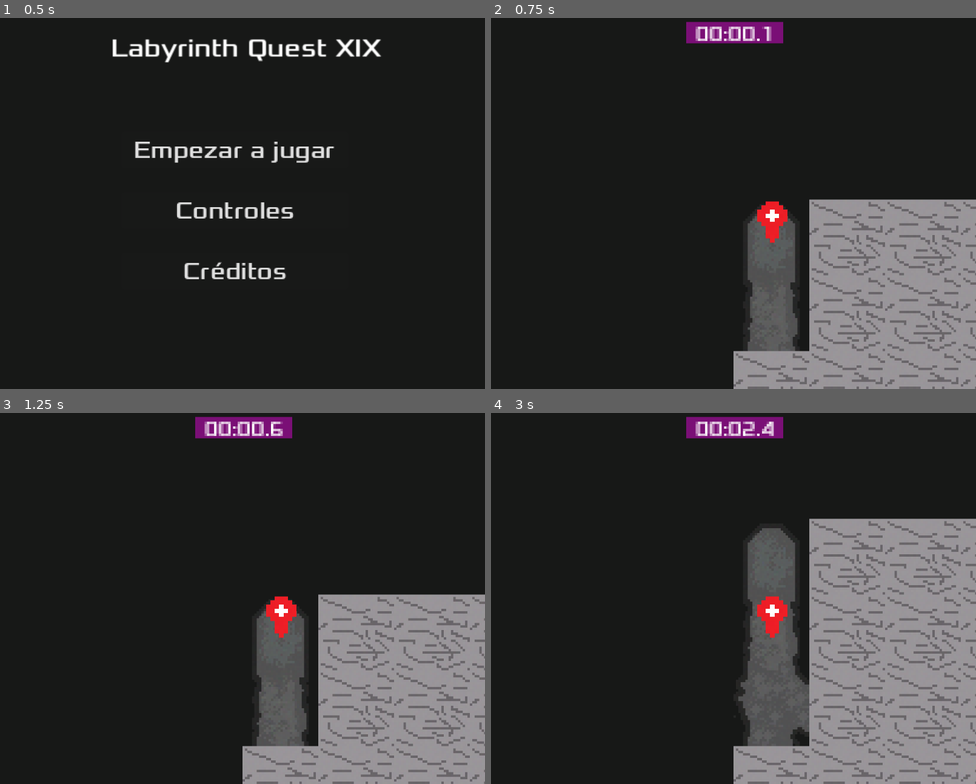
Above: before the commit, frames 1-4 (two rows, left to right).
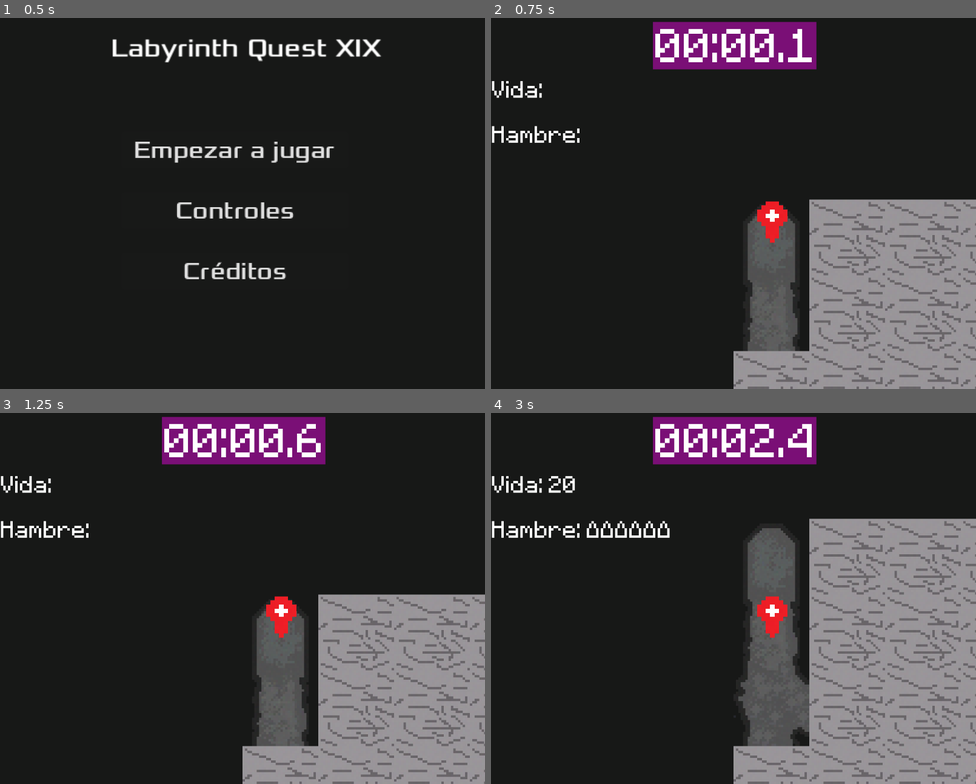
Above: after the commit, the same moments.

Repository: rielgueta/labyrinth
Game: Godot game, scene res://scenes/Inicio.tscn
Same seed, same stepped clock (60 frames per second), same inputs: the game is played once before the commit and once after it.
Inputs:
- Up to frame 1 (0.5 s): no input
- Up to frame 2 (0.75 s): click "Empezar a jugar" at 0.5 s
- Up to frame 3 (1.25 s): no input
- Up to frame 4 (3 s): tap Enter at 1.25 s; hold Right (ui_right) 1.28-2.03 s; hold Down (ui_down) 2.03-2.78 s; hold Right (ui_right) from 2.78 s (still down)

Frame 1 is identical in both runs. In frame 2, 4.3% of the frame differs, in the area x 0-68%, y 0-34%; in frame 3, 4.3%; in frame 4, 4.7%.

Commit message:
fixed some code and implemented ui changes

Diff:
--- a/Scripts/Game.gd
+++ b/Scripts/Game.gd
@@ -29,3 +29,13 @@
 	# Acá va el interactuar con el objeto.
 	var id_item = $Laberinto.tipo_item(($Player.position)/grid_size)
 	$Player.interactuar(id_item)
+	update_UI()
+
+func update_UI():
+	var vida = $Player.vida
+	var hambre = $Player.hambre
+	var hambre_text = ""
+	$Player/Camera2D/UI/LifeLabel.text = "Vida: " + str(vida)
+	for i in range(0, hambre, 1):
+		hambre_text += "∆"
+	$Player/Camera2D/UI/HungerLabel.text = "Hambre: " + hambre_text
--- a/Scripts/Player.gd
+++ b/Scripts/Player.gd
@@ -1,10 +1,19 @@
 extends Node2D
 var grid_size = 32
 var walk_trough_walls = false
-var vida = 20
-var hambre = 7
+
+@export var vida_max = 20
+var vida = vida_max
+
+@export var hambre_maxima = 7
+var hambre = hambre_maxima
+
+var pocima = 1
+var comida = 2
+var trampa = 3
 
 signal moved
+signal lose
 # comentadas por si las utilizamos en el futuro
 #func _ready():
 #	$Sprite2D.show()
@@ -33,6 +42,7 @@
 	if event.is_action_released("DEBUG"):
 		walk_trough_walls = not walk_trough_walls
 
+
 func move(dir):
 	# Lanza un "rayo laser" en la dirección en la que se quiere mover y si no colisiona con nada...
 	$RayCast2D.target_position = dir*(grid_size*2-4)
@@ -43,36 +53,27 @@
 		moved.emit()
 
 
-var pocima = 1
-var comida = 2
-var trampa = 3
-
 func interactuar(id_item):
+	# La función que se encarga de interactuar con los items del laberinto
 	hambre -= 1
 
 	if id_item == pocima:
 		var curacion = randi_range(5, 8)
-		vida += curacion
+		vida = min(vida+curacion, vida_max)
 	elif id_item == comida:
-		hambre = 7
+		hambre = hambre_maxima
 	elif id_item == trampa:
 		var daño = randi_range(3, 5)
 		vida -= daño
 
-	vida = min(vida, 20)
-
 	if hambre <= 0:
 		if hambre == 0:
 			print("Empieza el hambreeee")
+		# Descuenta 1 de vida cada 2 movimientos si tienes una vida inferior a 0
 		if abs(hambre % 2) == 1:
 			vida -= 1
 
 	if vida <= 0:
 		vida = 0
 		print("Deberías haber muerto! (Pero como que no yet)")
-
-	print("vidaaaaa : ", vida)
-	var texto = ""
-	for i in range(0, hambre, 1):
-		texto += "⛻"
-	print(texto)
+		get_tree().change_scene_to_file("res://scenes/lose.tscn")
--- /dev/null
+++ b/Scripts/lose.gd
@@ -0,0 +1,5 @@
+extends Control
+
+
+func _on_button_button_up():
+	get_tree().change_scene_to_file("res://scenes/Inicio.tscn")
--- a/scenes/Game.tscn
+++ b/scenes/Game.tscn
@@ -2,8 +2,8 @@
 
 [ext_resource type="PackedScene" uid="uid://bewouc6umc27" path="res://scenes/Laberinto.tscn" id="1_7o2eb"]
 [ext_resource type="Script" path="res://Scripts/Game.gd" id="1_xp63t"]
-[ext_resource type="PackedScene" uid="uid://ctksfnssr53yy" path="res://scenes/player.tscn" id="2_t7khs"]
-[ext_resource type="FontFile" uid="uid://dchv2aiqqob4d" path="res://fonts/Xolonium-Regular.ttf" id="4_s3cv2"]
+[ext_resource type="PackedScene" uid="uid://ctksfnssr53yy" path="res://scenes/Player.tscn" id="2_t7khs"]
+[ext_resource type="FontFile" uid="uid://bh3r2bx4ilho" path="res://fonts/Minecraftia-Regular.ttf" id="4_ceuaa"]
 [ext_resource type="Script" path="res://Scripts/Salida.gd" id="4_ur3wm"]
 [ext_resource type="Script" path="res://Scripts/ScoreLabel.gd" id="5_vdcn2"]
 [ext_resource type="Script" path="res://Scripts/ScoreTimer.gd" id="6_e4ipy"]
@@ -34,6 +34,8 @@
 "tamaño_laberinto" = 20
 
 [node name="Player" parent="." instance=ExtResource("2_t7khs")]
+vida_max = 20
+hambre_maxima = 7
 
 [node name="Camera2D" type="Camera2D" parent="Player"]
 zoom = Vector2(5, 5)
@@ -51,9 +53,9 @@
 anchors_preset = 5
 anchor_left = 0.5
 anchor_right = 0.5
-offset_left = -20.5
-offset_right = 20.5
-offset_bottom = 9.0
+offset_left = -34.5
+offset_right = 34.5
+offset_bottom = 20.0
 grow_horizontal = 2
 color = Color(0.478431, 0.0588235, 0.462745, 1)
 
@@ -64,14 +66,35 @@
 anchors_preset = 5
 anchor_left = 0.5
 anchor_right = 0.5
-offset_left = -17.0
-offset_right = 17.0
-offset_bottom = 14.0
+offset_left = -16.5
+offset_top = -1.0
+offset_right = 17.5
+offset_bottom = 16.0
 grow_horizontal = 2
-theme_override_fonts/font = ExtResource("4_s3cv2")
-theme_override_font_sizes/font_size = 8
+theme_override_fonts/font = ExtResource("4_ceuaa")
+theme_override_font_sizes/font_size = 16
 text = "00:00.0"
 script = ExtResource("5_vdcn2")
+
+[node name="HungerLabel" type="Label" parent="Player/Camera2D/UI"]
+texture_filter = 1
+layout_mode = 1
+offset_top = 42.0
+offset_right = 36.0
+offset_bottom = 59.0
+theme_override_fonts/font = ExtResource("4_ceuaa")
+theme_override_font_sizes/font_size = 8
+text = "Hambre:"
+
+[node name="LifeLabel" type="Label" parent="Player/Camera2D/UI"]
+texture_filter = 1
+layout_mode = 1
+offset_top = 23.0
+offset_right = 36.0
+offset_bottom = 40.0
+theme_override_fonts/font = ExtResource("4_ceuaa")
+theme_override_font_sizes/font_size = 8
+text = "Vida: "
 
 [node name="ScoreTimer" type="Timer" parent="."]
 wait_time = 0.1
--- /dev/null
+++ b/scenes/lose.tscn
@@ -0,0 +1,35 @@
+[gd_scene load_steps=3 format=3 uid="uid://cfe4mcbw0kogq"]
+
+[ext_resource type="Script" path="res://Scripts/lose.gd" id="1_3hhtj"]
+[ext_resource type="FontFile" uid="uid://bh3r2bx4ilho" path="res://fonts/Minecraftia-Regular.ttf" id="1_5lnm1"]
+
+[node name="Lose" type="Control"]
+layout_mode = 3
+anchors_preset = 15
+anchor_right = 1.0
+anchor_bottom = 1.0
+grow_horizontal = 2
+grow_vertical = 2
+script = ExtResource("1_3hhtj")
+
+[node name="Label" type="Label" parent="."]
+layout_mode = 0
+offset_left = 237.0
+offset_top = 248.0
+offset_right = 706.0
+offset_bottom = 349.0
+theme_override_fonts/font = ExtResource("1_5lnm1")
+theme_override_font_sizes/font_size = 56
+text = "Haz perdido :("
+
+[node name="Button" type="Button" parent="."]
+layout_mode = 0
+offset_left = 246.0
+offset_top = 421.0
+offset_right = 730.0
+offset_bottom = 527.0
+theme_override_fonts/font = ExtResource("1_5lnm1")
+theme_override_font_sizes/font_size = 56
+text = "Volver al inicio"
+
+[connection signal="button_up" from="Button" to="." method="_on_button_button_up"]
Binary file added: Art/lab0.png
Not shown, added: Art/lab0.png.import
Binary file changed: Art/lab1.png
Binary file added: fonts/Minecraftia-Regular.ttf
Not shown, added: fonts/Minecraftia-Regular.ttf.import
Not shown, added: fonts/readme.txt
Binary file added: fonts/sample.png
Not shown, added: fonts/sample.png.import
Not shown, added: fonts/minecraftia.zip
